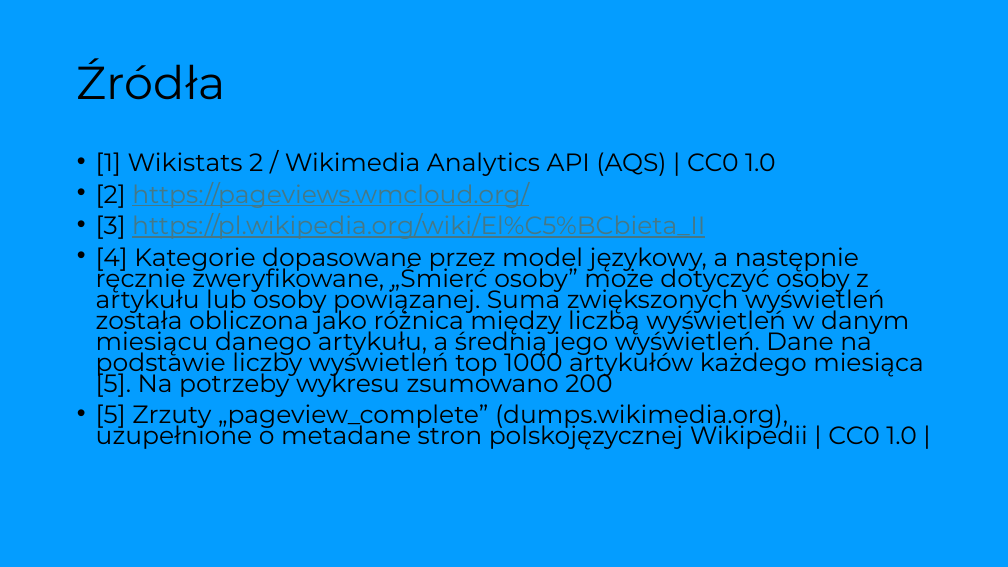
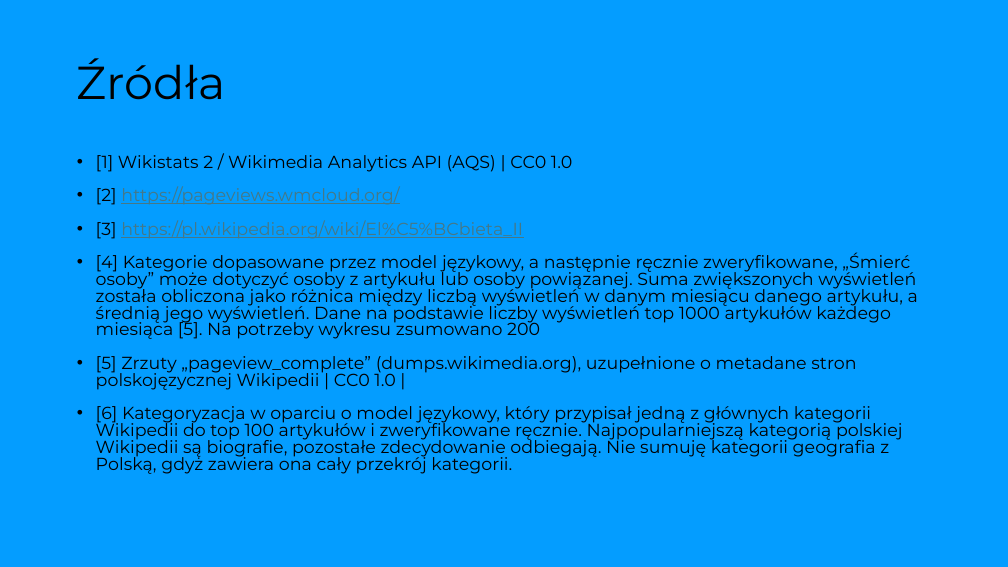
Before and after one commit to kotlarekm/BI_NGO_Wikipedia, a slide deck: slide 11 of storytelling/Storytelling.pptx (slide 10 before the commit). Drawn at 1008x567 pixels with LibreOffice and Linux fonts; fonts in the diff are those of the drawing; background and template pictures are left out. Boxes give left, top, right and bottom in pixels: in the first picture for what was removed or moved away, otherwise in the second. Text is boxed around its words. In the diff, an @@ line names an element or a change of style, - is before the commit and + after.

```diff
--- a/storytelling/Storytelling.pptx
+++ b/storytelling/Storytelling.pptx
@@ text at (96,155,918,390): size 23.8 to 16.6 pt in "[1] Wikistats 2 / Wikimedia Analytics API ...", "[2] https://pageviews.wmcloud.org/", "[3] https://pl.wikipedia.org/wiki/El%C5%BCbieta_II", "[4] Kategorie dopasowane przez model językowy, a ..." and 1 more places; line spacing 0.7 to 0.8; more space between paragraphs @@
@@ text at (96,406,903,474): paragraph added @@
+• [6] Kategoryzacja w oparciu o model językowy, który przypisał jedną z głównych kategorii Wikipedii do top 100 artykułów i zweryfikowane ręcznie. Najpopularniejszą kategorią polskiej Wikipedii są biografie, pozostałe zdecydowanie odbiegają. Nie sumuję kategorii geografia z Polską, gdyż zawiera ona cały przekrój kategorii.
```
Also in this commit, not shown: 4 other slides changed, 2 slides added, 3 other files.
